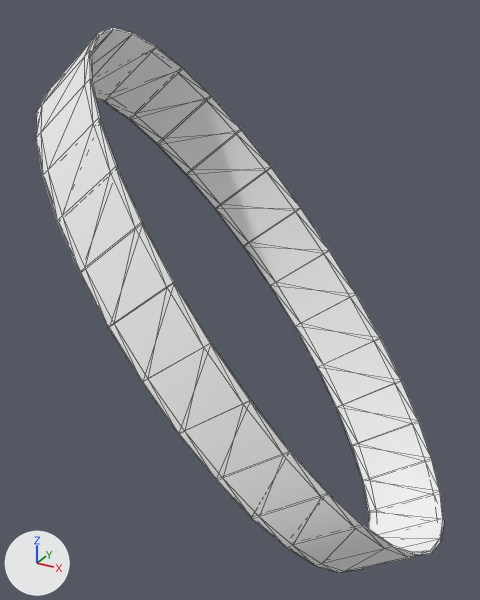
The glTF model webapp/public/accessory-template/tasuki-accessory/accessory_template.glb: old version first, new version second.
One viewpoint serves both versions: a 50 mm camera at (0.306, -0.57, 0.294) aimed at (-0.008, 0.0, 0.009). Lighting does not change. The marker at lower left points along +X, +Y and +Z. Mesh edges are drawn as thin lines. Where no turn or scale is listed for an object, it has been applied to the vertices.

Objects in the first picture: 'fbx'.
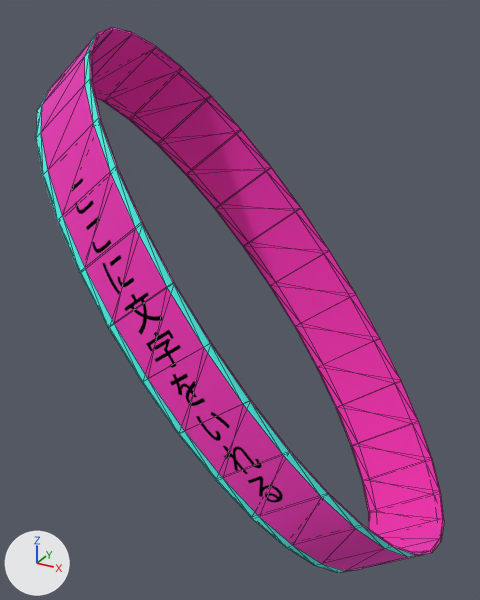
The change, as a diff of the scene's bpy script:
```diff
--- a/webapp/public/accessory-template/tasuki-accessory/accessory_template.glb.py
+++ b/webapp/public/accessory-template/tasuki-accessory/accessory_template.glb.py
@@ img_tasuki @@
+img_tasuki = load_image('tasuki', '_unpacked/tasuki', 1024, 1024, 'sRGB')
@@ mat_wansho @@
 mat_wansho = principled_material('wansho')
-mat_wansho.base_color = (1.0, 1.0, 1.0)  # white #ffffff
+mat_wansho.texture = img_tasuki
 mat_wansho.metallic = 1.0
```

Where the change shows, as pixel boxes (x1, y1, x2, y2) in the pictures (480 x 600 px):
'fbx', surface changed (white to pink)
    both: (36, 27, 444, 573)
